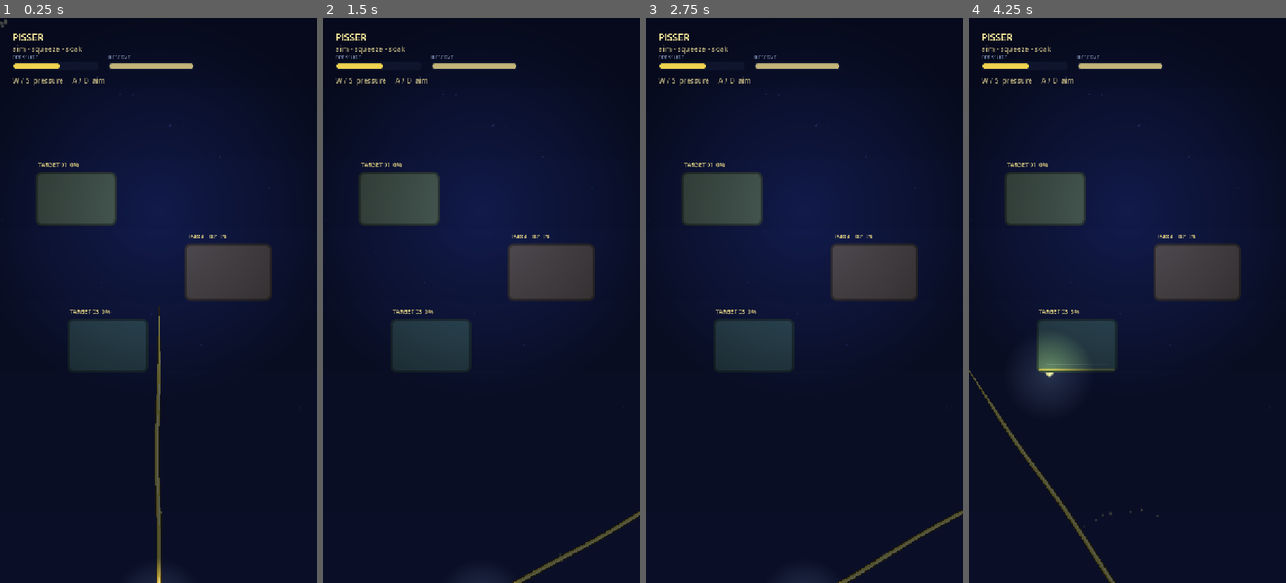
Above: before the commit, frames 1-4 (left to right).
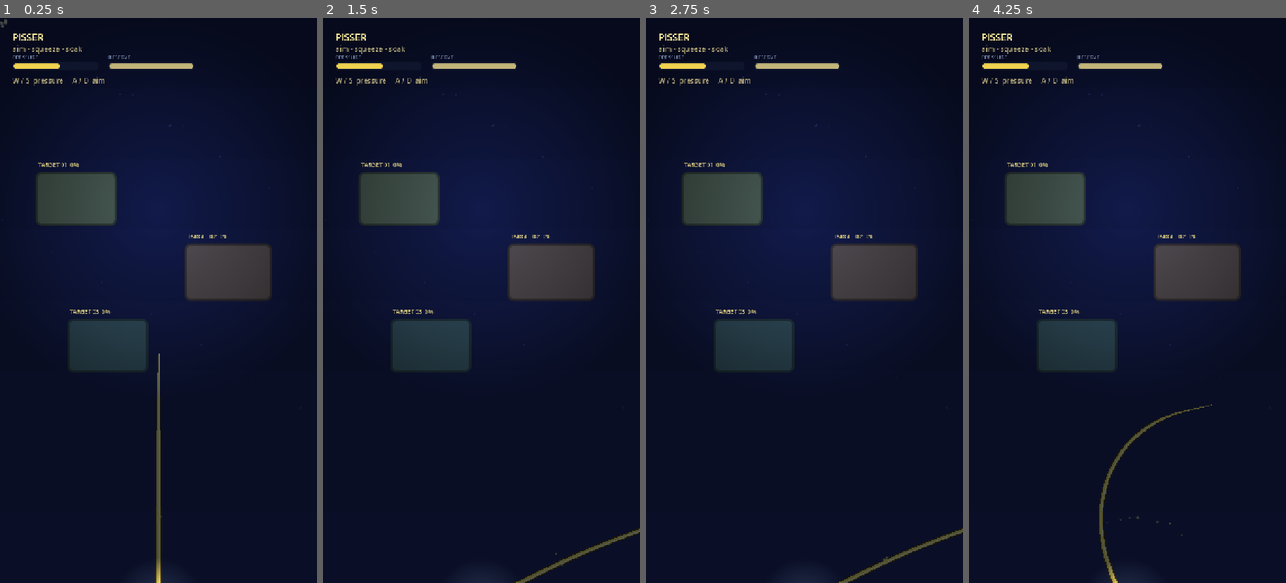
Above: after the commit, the same moments.

Repository: x3cca/girls-piss
Game: Godot game, scene res://scenes/smoke_test.tscn
The game is run twice, just before and just after one commit, with the same random seed, the same clock (stepped at 60 frames per second) and the same inputs.
Inputs (mouse positions are in pixels of both pictures, inside the frame that each line leads up to):
- Up to frame 1 (0.25 s): no input
- Up to frame 2 (1.5 s): tap Enter at 0.5, 0.6 s; move the mouse to (551, 272) at 0.52 s; hold Right (ui_right) 0.53-1.25 s; click (551, 272) at 0.67 s; tap Space at 0.77 s; drag from (418, 328) to (465, 413) at 1.27 s
- Up to frame 3 (2.75 s): move the mouse to (836, 176) at 2.02 s; hold Right (ui_right) from 2.03 s (still down); tap Backspace at 2.1 s
- Up to frame 4 (4.25 s): release Right (ui_right) at 2.75 s; drag from (1111, 413) to (1032, 215) at 2.77 s; move the mouse to (1222, 385) at 3.52 s; hold Left (ui_left) from 3.53 s (still down); hold Shift from 3.53 s (still down); tap Space at 3.77 s

The runs differ from the first frame. In frame 1, 0.5% of the frame differs, in the area x 48-52%, y 51-100%; in frame 2, 0.7%; in frame 3, 0.7%; in frame 4, 2.3%, in the area x 0-77%, y 51-100%.

Commit message:
Model stream as inertial emitted flow

Diff:
--- a/scripts/stream_controller.gd
+++ b/scripts/stream_controller.gd
@@ -5,9 +5,12 @@
 
 @export var source_position := Vector2(360.0, 1320.0)
 @export_range(150.0, 800.0, 1.0) var minimum_length := 150.0
-@export_range(150.0, 800.0, 1.0) var maximum_length := 620.0
+@export_range(150.0, 1200.0, 1.0) var maximum_length := 620.0
 @export_range(16, 48, 1) var ribbon_points := 28
-@export var wobble_frequency := 2.7
+@export var launch_speed_min := 560.0
+@export var launch_speed_max := 1120.0
+@export var gravity := Vector2(0.0, 360.0)
+@export var history_seconds := 1.35
 @export var collision_mask := 1
 @export var liquid_color := Color("#f1d34f")
 
@@ -19,7 +22,7 @@
 var _highlight_line: Line2D
 var _droplets: CPUParticles2D
 var _impact: CPUParticles2D
-var _time := 0.0
+var _emission_history: Array[Dictionary] = []
 var _last_hit_target: Object
 var _last_hit_position := Vector2.INF
 var _current_points := PackedVector2Array()
@@ -70,12 +73,12 @@
 func _process(delta: float) -> void:
 	if input_controller == null or pressure_model == null:
 		return
-	_time += delta
 	var pressure := pressure_model.effective_pressure
 	var direction := input_controller.aim_direction.normalized()
 	if direction == Vector2.ZERO:
 		direction = Vector2.UP
-	_current_points = _build_centerline(direction, pressure)
+	_record_emission(direction, pressure, delta)
+	_current_points = _build_inertial_centerline(direction, pressure)
 	var hit := _truncate_at_target(_current_points)
 	if not hit.is_empty():
 		_current_points = hit.points
@@ -83,25 +86,48 @@
 
 	_edge_line.points = _current_points
 	_body_line.points = _current_points
-	_highlight_line.points = _offset_highlight(_current_points, direction)
-	_droplets.position = _current_points[min(8, _current_points.size() - 1)] if not _current_points.is_empty() else source_position
-	_droplets.direction = direction
+	_highlight_line.points = _offset_highlight(_current_points)
+	var droplet_index := mini(8, _current_points.size() - 2)
+	_droplets.position = _current_points[droplet_index] if droplet_index >= 0 else source_position
+	_droplets.direction = _tangent_at(droplet_index, direction)
 	_droplets.emitting = pressure > 0.15
 	queue_redraw()
 
-func _build_centerline(direction: Vector2, pressure: float) -> PackedVector2Array:
+func _record_emission(direction: Vector2, pressure: float, delta: float) -> void:
+	for index in _emission_history.size():
+		_emission_history[index]["age"] = float(_emission_history[index]["age"]) + delta
+	var speed := lerpf(launch_speed_min, launch_speed_max, clampf(pressure, 0.0, 1.0))
+	_emission_history.push_front({"age": 0.0, "velocity": direction * speed})
+	while not _emission_history.is_empty() and float(_emission_history.back()["age"]) > history_seconds:
+		_emission_history.pop_back()
+
+func _build_inertial_centerline(direction: Vector2, pressure: float) -> PackedVector2Array:
+	# Each segment is a parcel launched at a previous aim direction. Older parcels
+	# keep their launch velocity and only gravity changes it, so a quick aim change
+	# bends the stream naturally instead of rotating the whole ribbon in place.
 	var points := PackedVector2Array()
+	var speed := lerpf(launch_speed_min, launch_speed_max, clampf(pressure, 0.0, 1.0))
 	var length := lerpf(minimum_length, maximum_length, clampf(pressure, 0.0, 1.0))
-	var perpendicular := Vector2(-direction.y, direction.x)
+	var stream_age := length / maxf(speed, 1.0)
 	var count := maxi(16, ribbon_points)
 	for i in count:
-		var t := float(i) / float(count - 1)
-		var envelope := sin(t * PI) * (0.7 + pressure * 0.7)
-		# A urine stream should read as a taut jet, not a waving wand. Keep just
-		# enough lateral motion to show that it is alive at close range.
-		var lateral := sin(_time * wobble_frequency + t * 8.0) * (1.5 + 3.5 * pressure) * envelope
-		points.append(source_position + direction * (length * t) + perpendicular * lateral)
+		if i == 0:
+			points.append(source_position)
+			continue
+		var previous_age := stream_age * float(i - 1) / float(count - 1)
+		var current_age := stream_age * float(i) / float(count - 1)
+		var midpoint_age := (previous_age + current_age) * 0.5
+		var velocity := _velocity_at_age(midpoint_age, direction, speed) + gravity * midpoint_age
+		points.append(points[i - 1] + velocity * (current_age - previous_age))
 	return points
+
+func _velocity_at_age(age: float, fallback_direction: Vector2, fallback_speed: float) -> Vector2:
+	if _emission_history.is_empty():
+		return fallback_direction * fallback_speed
+	for sample in _emission_history:
+		if float(sample["age"]) >= age:
+			return sample["velocity"]
+	return _emission_history.back()["velocity"]
 
 func _truncate_at_target(points: PackedVector2Array) -> Dictionary:
 	if points.size() < 2:
@@ -139,12 +165,20 @@
 	_last_hit_position = position
 	wet_target_hit.emit(target, amount, position, normal)
 
-func _offset_highlight(points: PackedVector2Array, direction: Vector2) -> PackedVector2Array:
-	var offset := Vector2(-direction.y, direction.x) * 1.5
+func _offset_highlight(points: PackedVector2Array) -> PackedVector2Array:
 	var result := PackedVector2Array()
-	for point in points:
-		result.append(point + offset)
+	for i in points.size():
+		var tangent := _tangent_at(i, Vector2.UP)
+		result.append(points[i] + Vector2(-tangent.y, tangent.x) * 1.2)
 	return result
+
+func _tangent_at(index: int, fallback: Vector2) -> Vector2:
+	if _current_points.size() < 2 or index < 0:
+		return fallback
+	var next_index := mini(index + 1, _current_points.size() - 1)
+	var previous_index := maxi(index - 1, 0)
+	var tangent := _current_points[next_index] - _current_points[previous_index]
+	return tangent.normalized() if tangent.length_squared() > 0.001 else fallback
 
 func _make_line(width: float, color: Color) -> Line2D:
 	var line := Line2D.new()
Not shown, changed: README.md
